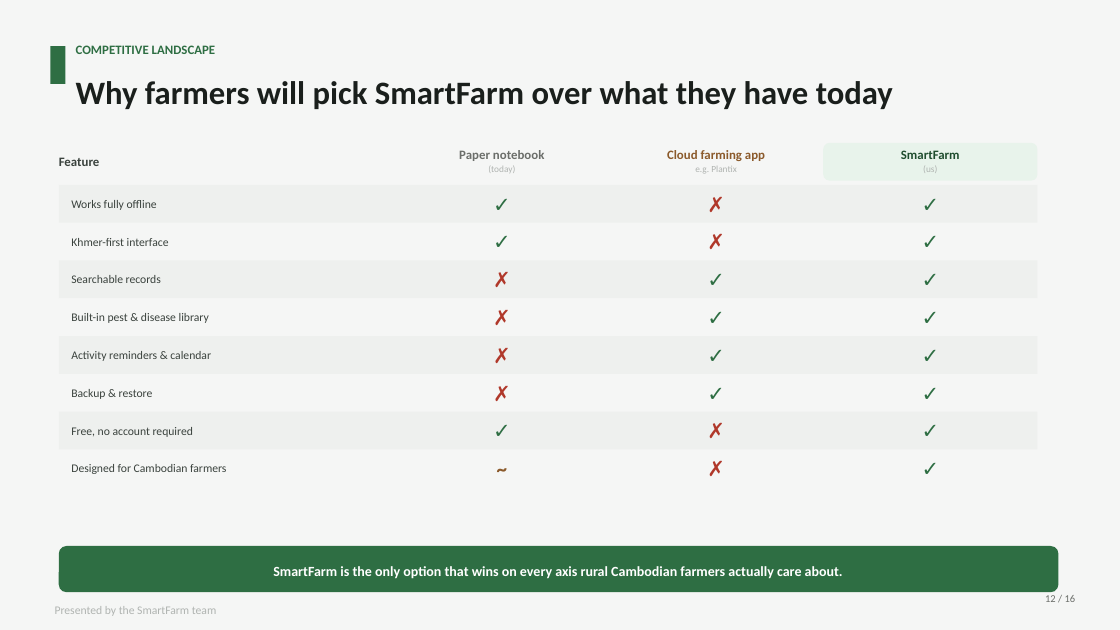
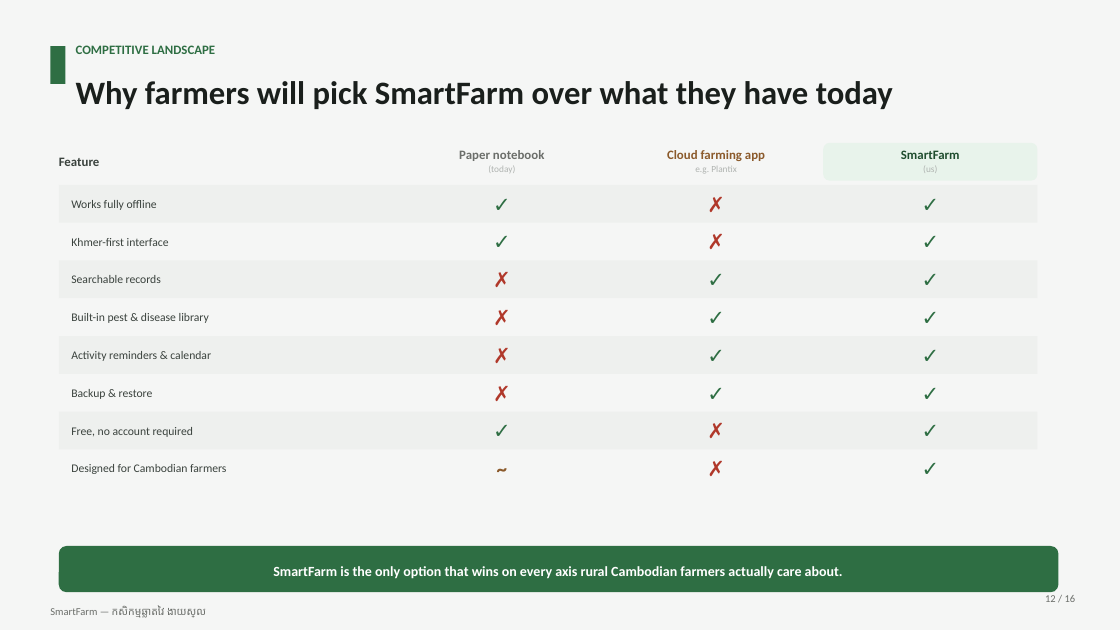
Before and after one commit to NemSothea/smartfarmdemo, a slide deck: slide 12 of SmartFarm-Pitch.pptx. Drawn at 1120x630 pixels with LibreOffice and Linux fonts; fonts in the diff are those of the drawing. Boxes give left, top, right and bottom in pixels: in the first picture for what was removed or moved away, otherwise in the second. Text is boxed around its words. In the diff, an @@ line names an element or a change of style, - is before the commit and + after.

```diff
--- a/SmartFarm-Pitch.pptx
+++ b/SmartFarm-Pitch.pptx
@@ text added at [50,605,206,618], 9 pt, text #6B6E6A @@
+SmartFarm — កសិកម្មឆ្លាតវៃ ងាយស្រួល
@@ text removed at [55,606,216,616] @@
-Presented by the SmartFarm team
```
Also in this commit, not shown: 12 other slides changed, 1 other file.
